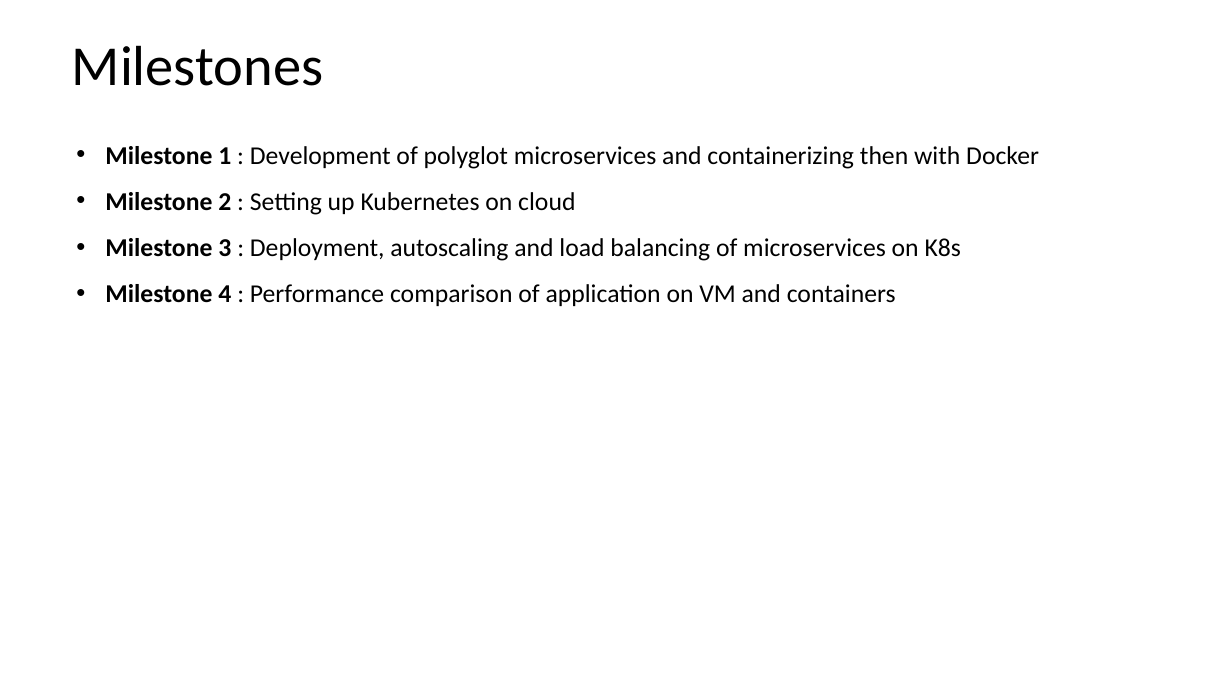
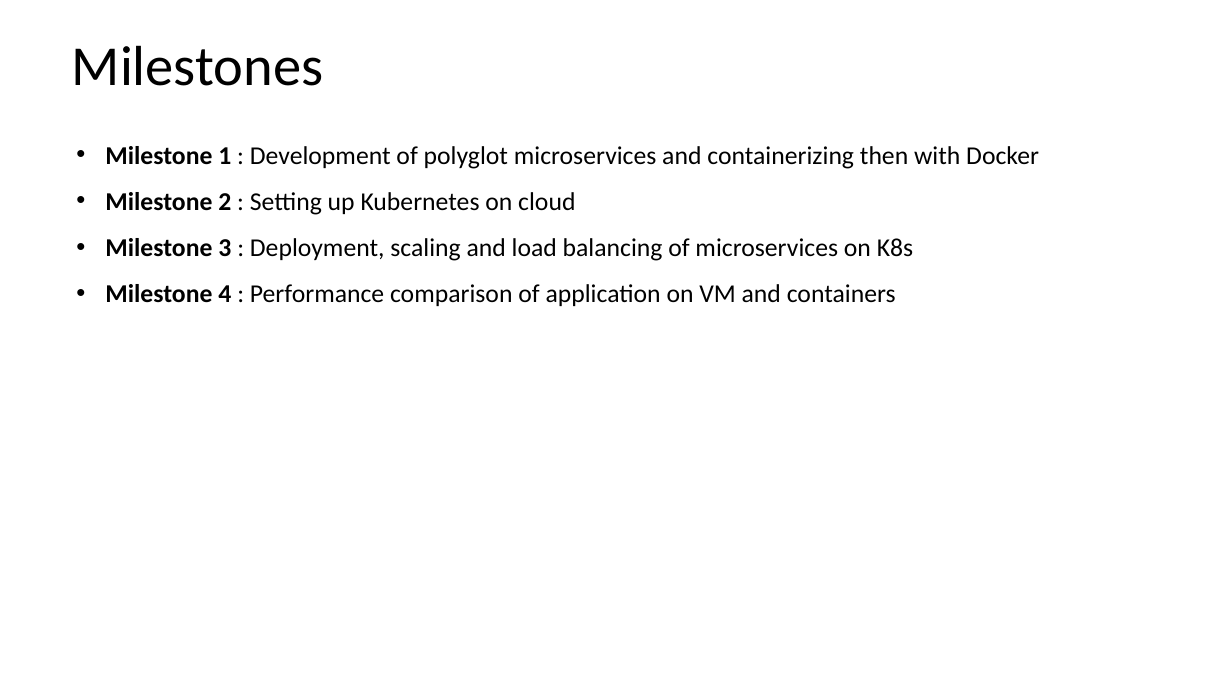
Before and after one commit to vyepuri/capstone-project-team5, a slide deck: slide 6 of Presentations/Presentation.pptx. Drawn at 1232x693 pixels with LibreOffice and Linux fonts; fonts in the diff are those of the drawing. Boxes give left, top, right and bottom in pixels: in the first picture for what was removed or moved away, otherwise in the second. Text is boxed around its words. In the diff, an @@ line names an element or a change of style, - is before the commit and + after.

```diff
--- a/Presentations/Presentation.pptx
+++ b/Presentations/Presentation.pptx
@@ text at [105, 238, 913, 261]: text changed @@
-• Milestone 3 : Deployment, autoscaling and load balancing of microservices on K8s
+• Milestone 3 : Deployment, scaling and load balancing of microservices on K8s
```
Also in this commit, not shown: 1 other slide changed, 6 slides added.
